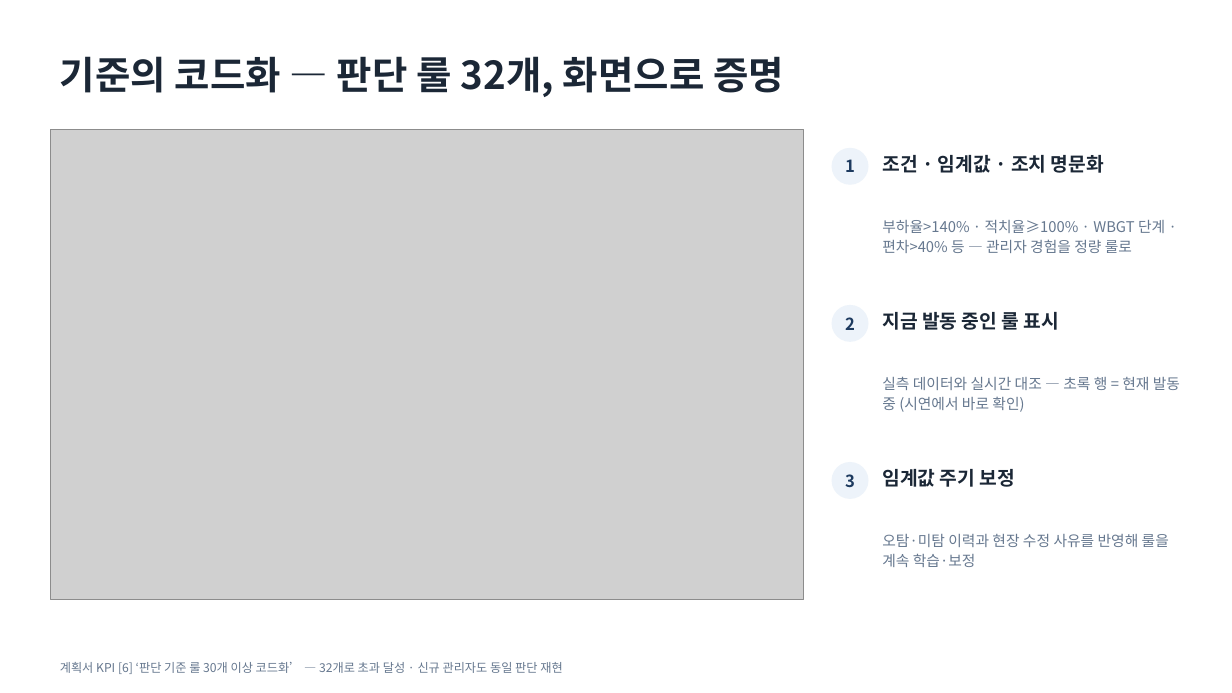
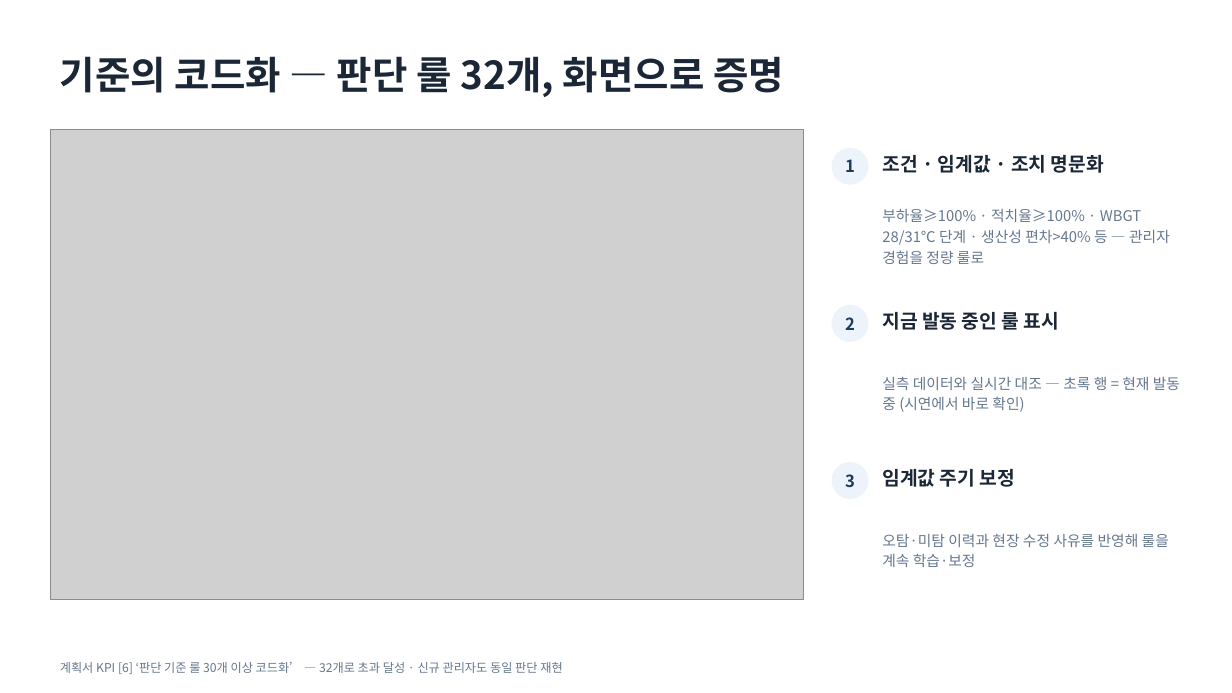
Before and after one commit to hodoo0831-coder/zenf-, a slide deck: slide 5 of ZEN_ZAIC_보고자료.pptx. Drawn at 1232x693 pixels with LibreOffice and Linux fonts; fonts in the diff are those of the drawing; grey boxes stand for pictures. Boxes give left, top, right and bottom in pixels: in the first picture for what was removed or moved away, otherwise in the second. Text is boxed around its words. In the diff, an @@ line names an element or a change of style, - is before the commit and + after.

```diff
--- a/ZEN_ZAIC_보고자료.pptx
+++ b/ZEN_ZAIC_보고자료.pptx
@@ text at bbox=[882, 209, 1170, 264]: text changed @@
-부하율>140% · 적치율≥100% · WBGT 단계 · 편차>40% 등 — 관리자 경험을 정량 룰로
+부하율≥100% · 적치율≥100% · WBGT 28/31℃ 단계 · 생산성 편차>40% 등 — 관리자 경험을 정량 룰로
```
Also in this commit, not shown: 2 other slides changed, 4 other files.
